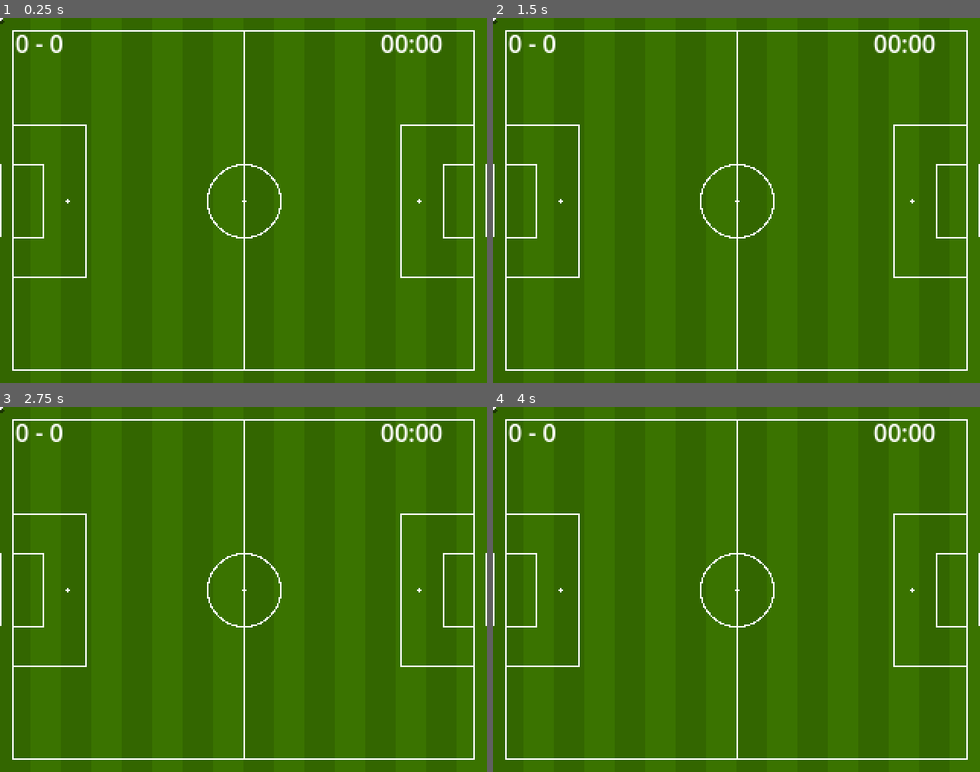
Above: before the commit, frames 1-4 (two rows, left to right).
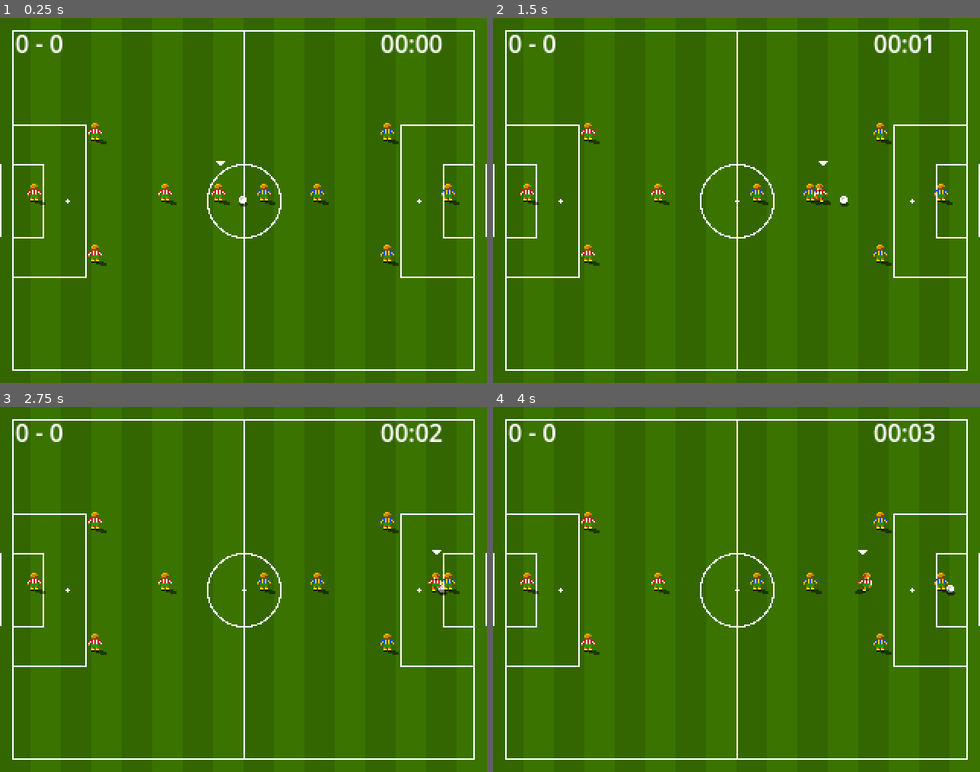
Above: after the commit, the same moments.

Repository: lord-nibbler-ohana/football-2-0
Game: Godot game, scene res://scenes/main.tscn
Same seed, same stepped clock (60 frames per second), same inputs: the game is played once before the commit and once after it.
Inputs (mouse positions are in pixels of both pictures, inside the frame that each line leads up to):
- Up to frame 1 (0.25 s): no input
- Up to frame 2 (1.5 s): tap Enter at 0.5 s; move the mouse to (843, 182) at 0.52 s; hold Right (move_right, bound only after the commit) 0.53-1.25 s; hold Space (action_kick, bound only after the commit) 0.53-1.25 s; click (843, 182) at 0.67 s; drag from (639, 218) to (712, 273) at 1.27 s
- Up to frame 3 (2.75 s): tap Space (action_kick, bound only after the commit) at 2, 2.3 s; move the mouse to (292, 509) at 2.02 s; hold Right (move_right, bound only after the commit) from 2.03 s (still down); hold Shift from 2.03 s (still down)
- Up to frame 4 (4 s): release Right (move_right, bound only after the commit) at 2.75 s; release Shift at 2.75 s; drag from (712, 662) to (590, 534) at 2.77 s; tap Enter at 3.5 s; move the mouse to (882, 644) at 3.52 s; hold Left (move_left, bound only after the commit) from 3.53 s (still down); hold Space (action_kick, bound only after the commit) from 3.53 s (still down); tap Ctrl at 3.6 s

The runs differ from the first frame. In frame 1, 1.1% of the frame differs, in the area x 0-95%, y 0-68%; in frame 2, 1.2%; in frame 3, 1.1%; in frame 4, 1.2%.

Commit message:
Set up teams on pitch with keyboard-controlled player (#26)
Add 5v5 player spawning, keyboard input (arrow keys + space), 8-way
movement, proximity-based possession, dribbling, and kicking. Fix
sprite cell height (16px not 32px) and shader return statement for
Godot 4.6 compatibility.

Co-Authored-By: Claude Opus 4.6 (1M context) <noreply@anthropic.com>

Diff:
--- a/project.godot
+++ b/project.godot
@@ -38,6 +38,34 @@
 
 common/physics_ticks_per_second=50
 
+[input]
+
+move_up={
+"deadzone": 0.2,
+"events": [Object(InputEventKey,"resource_local_to_scene":false,"resource_name":"","device":-1,"window_id":0,"alt_pressed":false,"shift_pressed":false,"ctrl_pressed":false,"meta_pressed":false,"pressed":false,"keycode":4194320,"physical_keycode":0,"key_label":0,"unicode":0,"location":0,"echo":false,"script":null)
+]
+}
+move_down={
+"deadzone": 0.2,
+"events": [Object(InputEventKey,"resource_local_to_scene":false,"resource_name":"","device":-1,"window_id":0,"alt_pressed":false,"shift_pressed":false,"ctrl_pressed":false,"meta_pressed":false,"pressed":false,"keycode":4194322,"physical_keycode":0,"key_label":0,"unicode":0,"location":0,"echo":false,"script":null)
+]
+}
+move_left={
+"deadzone": 0.2,
+"events": [Object(InputEventKey,"resource_local_to_scene":false,"resource_name":"","device":-1,"window_id":0,"alt_pressed":false,"shift_pressed":false,"ctrl_pressed":false,"meta_pressed":false,"pressed":false,"keycode":4194319,"physical_keycode":0,"key_label":0,"unicode":0,"location":0,"echo":false,"script":null)
+]
+}
+move_right={
+"deadzone": 0.2,
+"events": [Object(InputEventKey,"resource_local_to_scene":false,"resource_name":"","device":-1,"window_id":0,"alt_pressed":false,"shift_pressed":false,"ctrl_pressed":false,"meta_pressed":false,"pressed":false,"keycode":4194321,"physical_keycode":0,"key_label":0,"unicode":0,"location":0,"echo":false,"script":null)
+]
+}
+action_kick={
+"deadzone": 0.2,
+"events": [Object(InputEventKey,"resource_local_to_scene":false,"resource_name":"","device":-1,"window_id":0,"alt_pressed":false,"shift_pressed":false,"ctrl_pressed":false,"meta_pressed":false,"pressed":false,"keycode":32,"physical_keycode":0,"key_label":0,"unicode":32,"location":0,"echo":false,"script":null)
+]
+}
+
 [rendering]
 
 textures/canvas_textures/default_texture_filter=0
--- a/scenes/main.tscn
+++ b/scenes/main.tscn
@@ -25,6 +25,7 @@
 is_left_goal = false
 
 [node name="Ball" parent="." instance=ExtResource("3_ball")]
+position = Vector2(160, 120)
 
 [node name="TeamHome" type="Node2D" parent="."]
 script = ExtResource("2_team")
--- a/scenes/player.tscn
+++ b/scenes/player.tscn
@@ -16,3 +16,9 @@
 
 [node name="AnimatedSprite2D" type="AnimatedSprite2D" parent="."]
 position = Vector2(0, -4)
+
+[node name="SelectionArrow" type="Polygon2D" parent="."]
+visible = false
+position = Vector2(0, -22)
+color = Color(1, 1, 1, 1)
+polygon = PackedVector2Array(-3, -4, 3, -4, 0, 0)
--- /dev/null
+++ b/scripts/input_mapper.gd
@@ -0,0 +1,22 @@
+class_name InputMapper
+extends RefCounted
+## Reads Godot input actions and returns quantised 8-way vectors.
+
+
+## Get the current movement direction as a quantised 8-way vector.
+static func get_movement_input() -> Vector2:
+	var raw := Vector2(
+		Input.get_axis("move_left", "move_right"),
+		Input.get_axis("move_up", "move_down")
+	)
+	return InputQuantiserPure.quantise(raw)
+
+
+## True on the frame the kick button is first pressed.
+static func is_kick_just_pressed() -> bool:
+	return Input.is_action_just_pressed("action_kick")
+
+
+## True while the kick button is held down.
+static func is_kick_held() -> bool:
+	return Input.is_action_pressed("action_kick")
--- /dev/null
+++ b/scripts/input_quantiser_pure.gd
@@ -0,0 +1,33 @@
+class_name InputQuantiserPure
+extends RefCounted
+## Pure 8-way input quantisation — no Node dependencies.
+## Snaps any analog input vector to one of 8 cardinal/diagonal directions.
+
+const DEADZONE := 0.2
+
+## 8 unit vectors for the quantised directions.
+const DIRECTIONS: Array[Vector2] = [
+	Vector2.RIGHT,                              # E   (0°)
+	Vector2(0.707107, 0.707107),                # SE  (45°)
+	Vector2.DOWN,                               # S   (90°)
+	Vector2(-0.707107, 0.707107),               # SW  (135°)
+	Vector2.LEFT,                               # W   (180°)
+	Vector2(-0.707107, -0.707107),              # NW  (225°)
+	Vector2.UP,                                 # N   (270°)
+	Vector2(0.707107, -0.707107),               # NE  (315°)
+]
+
+
+## Quantise a raw input vector to 8-way digital.
+## Returns a unit vector in one of 8 directions, or Vector2.ZERO if below deadzone.
+static func quantise(raw: Vector2) -> Vector2:
+	if raw.length() < DEADZONE:
+		return Vector2.ZERO
+
+	var angle := raw.angle()
+	# Snap to nearest 45 degrees (PI/4)
+	var snapped_angle := snappedf(angle, PI / 4.0)
+	# Convert to index (0-7): 0=E, 1=SE, 2=S, 3=SW, 4=W, ...
+	var index := int(round(snapped_angle / (PI / 4.0)))
+	index = ((index % 8) + 8) % 8
+	return DIRECTIONS[index]
--- a/scripts/match.gd
+++ b/scripts/match.gd
@@ -1,23 +1,58 @@
 extends Node2D
-## Match orchestrator — manages game state, referee logic, and clock.
+## Match orchestrator — manages game state, referee logic, clock, and possession.
 
 signal goal_scored(scoring_team: String)
 
 var match_state: MatchStatePure
+var possession: PossessionPure
 var match_time: float = 0.0
+var all_players: Array = []
+var selected_player: CharacterBody2D = null
 
 @onready var ball: CharacterBody2D = $Ball
 @onready var scoreboard: Label = $UI/Scoreboard
 @onready var clock: Label = $UI/Clock
+@onready var team_home: Node2D = $TeamHome
+@onready var team_away: Node2D = $TeamAway
 
 
 func _ready() -> void:
 	match_state = MatchStatePure.new()
+	possession = PossessionPure.new()
+
 	# Connect goal signals
 	if has_node("GoalLeft"):
 		$GoalLeft.goal_detected.connect(_on_goal_detected)
 	if has_node("GoalRight"):
 		$GoalRight.goal_detected.connect(_on_goal_detected)
+
+	# Set ball to center before match starts
+	ball.position = Vector2(160, 120)
+
+	# Wait one frame for teams to spawn their players
+	await get_tree().process_frame
+	_setup_players()
+	start_match()
+
+
+## Collect all players and designate the human-controlled one.
+func _setup_players() -> void:
+	all_players = []
+	var home_players: Array = team_home.get_players()
+	var away_players: Array = team_away.get_players()
+	all_players = home_players + away_players
+
+	# Give every player a reference to the ball, ensure none are selected
+	for player in all_players:
+		player.ball = ball
+		player.is_human_controlled = false
+		player.is_selected = false
+
+	# Select the home forward (last spawned = FWD) as human-controlled
+	if home_players.size() > 0:
+		selected_player = home_players[home_players.size() - 1]  # Last = FWD
+		selected_player.is_human_controlled = true
+		selected_player.is_selected = true
 
 
 func _physics_process(delta: float) -> void:
@@ -27,9 +62,39 @@
 		MatchStatePure.State.PLAYING:
 			match_time += delta
 			_update_clock()
+			_update_possession()
 		MatchStatePure.State.KICKOFF_SETUP:
 			_reset_to_kickoff()
 			match_state.kickoff_complete()
+
+
+## Check proximity-based possession and handle dribbling.
+func _update_possession() -> void:
+	var ball_airborne: bool = ball.physics.is_airborne()
+
+	# Build position array matching all_players order
+	var positions: Array = []
+	for player in all_players:
+		positions.append(player.global_position)
+
+	var possessor_idx := possession.check_possession(
+		positions, ball.global_position, ball_airborne)
+
+	# Clear old possession
+	for player in all_players:
+		player.has_possession = false
+
+	# Apply new possession
+	if possessor_idx >= 0 and possessor_idx < all_players.size():
+		var possessor: CharacterBody2D = all_players[possessor_idx]
+		possessor.has_possession = true
+
+		# Dribble: move ball to follow the possessing player
+		if possessor.is_selected:
+			var dribble_pos := PossessionPure.get_dribble_position(
+				possessor.global_position, possessor.facing_direction)
+			ball.global_position = dribble_pos
+			ball.physics.velocity = Vector2.ZERO
 
 
 func _on_goal_detected(side: String) -> void:
@@ -43,6 +108,12 @@
 func _reset_to_kickoff() -> void:
 	ball.reset_ball()
 	ball.position = Vector2(160, 120)
+	possession.reset()
+
+	# Reset players to formation positions
+	for player in all_players:
+		player.has_possession = false
+		player.position = player.formation_position
 
 
 func _update_scoreboard() -> void:
--- a/scripts/player_controller.gd
+++ b/scripts/player_controller.gd
@@ -5,6 +5,7 @@
 var _sprite_frames: SpriteFrames
 
 @onready var anim_sprite: AnimatedSprite2D = $AnimatedSprite2D
+@onready var selection_arrow: Polygon2D = $SelectionArrow
 
 ## Kit style determines which sprite sheet to use.
 enum KitStyle { SOLID, VERTICAL_STRIPES, HORIZONTAL_STRIPES }
@@ -12,6 +13,26 @@
 var kit_style: KitStyle = KitStyle.SOLID
 var kit_primary: Color = Color.RED
 var kit_secondary: Color = Color.BLUE
+
+## Movement and control state.
+var is_human_controlled: bool = false
+var is_selected: bool = false:
+	set(value):
+		is_selected = value
+		if selection_arrow:
+			selection_arrow.visible = value
+var formation_position: Vector2 = Vector2.ZERO
+var facing_direction: Vector2 = Vector2.DOWN
+var has_possession: bool = false
+
+## Reference to the ball node (set by match.gd).
+var ball: CharacterBody2D = null
+
+## Movement speed in px/frame at 50 Hz.
+const PLAYER_SPEED := 2.0
+
+## Kick speeds in px/frame at 50 Hz.
+const KICK_SPEED_SHOT := 6.0
 
 ## Sprite sheet paths per kit style.
 const SHEET_PATHS := {
@@ -22,15 +43,10 @@
 
 ## Cell size in the sprite sheet.
 const CELL_W := 16
-const CELL_H := 32
+const CELL_H := 16
 const SHEET_COLS := 10
 
 ## Animation mapping: animation_name -> array of cell indices in the sprite sheet.
-## Top band (cells 0-13): upright running, 2 frames per direction.
-## Cells 0-1: run S, 2-3: run SE, 4-5: run E, 6-7: run NE, 8-9: run N
-## Cells 10-11: run NW (mirror), 12-13: run W (mirror) — stored but we use flip_h
-## Cells 14-19: kick/header poses
-## Bands 1-8 (cells 20-71): slide tackle by direction
 const ANIM_MAP := {
 	# Running: 2 frames per direction
 	"run_s":  [0, 1],
@@ -80,9 +96,19 @@
 	_apply_kit_shader()
 	anim_sprite.sprite_frames = _sprite_frames
 	anim_sprite.play("idle_s")
+	# Hide selection arrow by default
+	if selection_arrow:
+		selection_arrow.visible = is_selected
 
 
 func _physics_process(_delta: float) -> void:
+	if is_selected:
+		_handle_human_input()
+	else:
+		# Non-controlled players stand at formation position (no AI yet)
+		velocity = Vector2.ZERO
+
+	# Update animation from velocity (animation system reads px/frame)
 	var result := animation_state.update(velocity / 50.0)
 	var anim_name: String = result["animation"]
 	var flip: bool = result["flip_h"]
@@ -93,9 +119,41 @@
 		if anim_sprite.animation != anim_name:
 			anim_sprite.play(anim_name)
 	else:
-		# Fallback to idle_s if animation not found
 		if anim_sprite.animation != "idle_s":
 			anim_sprite.play("idle_s")
+
+
+## Handle keyboard input for the human-controlled player.
+func _handle_human_input() -> void:
+	var input_dir := InputMapper.get_movement_input()
+
+	if input_dir != Vector2.ZERO:
+		facing_direction = input_dir
+
+	if not animation_state.is_locked():
+		# velocity in px/sec for move_and_slide
+		velocity = input_dir * PLAYER_SPEED * 50.0
+		move_and_slide()
+
+	# Kick on space press
+	if InputMapper.is_kick_just_pressed() and has_possession and ball:
+		_do_kick()
+
+
+## Perform a kick — send the ball in the facing direction.
+func _do_kick() -> void:
+	var kick_vel := facing_direction.normalized() * KICK_SPEED_SHOT
+	ball.kick(kick_vel, 0.0, self)
+	animation_state.trigger_kick()
+	has_possession = false
+
+
+## Get current joystick/keyboard input direction.
+## Called by ball.gd for aftertouch after kicking.
+func get_joystick_input() -> Vector2:
+	if is_selected:
+		return InputMapper.get_movement_input()
+	return Vector2.ZERO
 
 
 ## Build SpriteFrames resource from the sprite sheet.
--- /dev/null
+++ b/scripts/possession_pure.gd
@@ -0,0 +1,48 @@
+class_name PossessionPure
+extends RefCounted
+## Pure possession and dribble logic — no Node dependencies.
+## Determines which player has the ball based on proximity.
+
+const PICKUP_RADIUS := 10.0
+const DRIBBLE_RADIUS := 14.0
+
+## Index of the player currently possessing the ball, or -1.
+var possessor_index: int = -1
+
+
+## Check which player (if any) should have possession.
+## player_positions: Array of Vector2 positions.
+## ball_pos: current ball position.
+## ball_airborne: true if ball is in the air (no pickup while airborne).
+## Returns the index of the possessing player, or -1 if nobody.
+func check_possession(player_positions: Array, ball_pos: Vector2,
+		ball_airborne: bool = false) -> int:
+	if ball_airborne:
+		possessor_index = -1
+		return possessor_index
+
+	var closest_dist := PICKUP_RADIUS
+	var closest_idx := -1
+
+	for i in range(player_positions.size()):
+		var dist: float = player_positions[i].distance_to(ball_pos)
+		if dist < closest_dist:
+			closest_dist = dist
+			closest_idx = i
+
+	possessor_index = closest_idx
+	return possessor_index
+
+
+## Calculate where the ball should be when dribbled by a player.
+## facing: normalised direction the player is facing.
+static func get_dribble_position(player_pos: Vector2, facing: Vector2) -> Vector2:
+	if facing == Vector2.ZERO:
+		# Default to dribbling south if no direction set
+		return player_pos + Vector2.DOWN * DRIBBLE_RADIUS
+	return player_pos + facing.normalized() * DRIBBLE_RADIUS
+
+
+## Reset possession state.
+func reset() -> void:
+	possessor_index = -1
--- a/scripts/team.gd
+++ b/scripts/team.gd
@@ -1,5 +1,23 @@
 extends Node2D
-## Team logic — formation, player switching, team-level state.
+## Team logic — formation, player spawning, team-level state.
+
+const PLAYER_SCENE := preload("res://scenes/player.tscn")
+
+## 5v5 formation positions for each team half.
+const HOME_POSITIONS: Array[Vector2] = [
+	Vector2(24, 120),   # GK
+	Vector2(64, 80),    # DEF (top)
+	Vector2(64, 160),   # DEF (bottom)
+	Vector2(110, 120),  # MID
+	Vector2(145, 120),  # FWD
+]
+const AWAY_POSITIONS: Array[Vector2] = [
+	Vector2(296, 120),  # GK
+	Vector2(256, 80),   # DEF (top)
+	Vector2(256, 160),  # DEF (bottom)
+	Vector2(210, 120),  # MID
+	Vector2(175, 120),  # FWD
+]
 
 @export var team_name: String = ""
 @export var is_home: bool = true
@@ -19,8 +37,18 @@
 		kit_primary = Color(0.1, 0.3, 0.8)   # Blue
 		kit_secondary = Color(1.0, 0.8, 0.0)  # Yellow
 
-	# Apply kit to all child players
+	_spawn_players()
 	_apply_kit_to_players()
+
+
+## Spawn player instances at formation positions.
+func _spawn_players() -> void:
+	var positions: Array[Vector2] = HOME_POSITIONS if is_home else AWAY_POSITIONS
+	for i in range(positions.size()):
+		var player: CharacterBody2D = PLAYER_SCENE.instantiate()
+		player.position = positions[i]
+		player.formation_position = positions[i]
+		add_child(player)
 
 
 ## Apply kit colors to all player children.
@@ -28,3 +56,12 @@
 	for child in get_children():
 		if child.has_method("set_kit"):
 			child.set_kit(kit_style, kit_primary, kit_secondary)
+
+
+## Get all player nodes.
+func get_players() -> Array:
+	var players: Array = []
+	for child in get_children():
+		if child is CharacterBody2D:
+			players.append(child)
+	return players
--- a/shaders/palette_swap.gdshader
+++ b/shaders/palette_swap.gdshader
@@ -15,10 +15,7 @@
 
 	if (pixel.a < 0.01) {
 		COLOR = pixel;
-		return;
-	}
-
-	if (distance(pixel.rgb, MARKER_PRIMARY) < THRESHOLD) {
+	} else if (distance(pixel.rgb, MARKER_PRIMARY) < THRESHOLD) {
 		COLOR = vec4(kit_primary.rgb, pixel.a);
 	} else if (distance(pixel.rgb, MARKER_SECONDARY) < THRESHOLD) {
 		COLOR = vec4(kit_secondary.rgb, pixel.a);
--- /dev/null
+++ b/tests/test_input_quantiser.gd
@@ -0,0 +1,90 @@
+extends GutTest
+## Tests for InputQuantiserPure — 8-way input quantisation.
+
+
+func test_zero_input_returns_zero():
+	var result := InputQuantiserPure.quantise(Vector2.ZERO)
+	assert_eq(result, Vector2.ZERO, "Zero input should return zero vector")
+
+
+func test_below_deadzone_returns_zero():
+	var result := InputQuantiserPure.quantise(Vector2(0.1, 0.1))
+	assert_eq(result, Vector2.ZERO, "Input below deadzone should return zero")
+
+
+func test_pure_right():
+	var result := InputQuantiserPure.quantise(Vector2(1.0, 0.0))
+	assert_almost_eq(result.x, 1.0, 0.01, "Right input X should be 1")
+	assert_almost_eq(result.y, 0.0, 0.01, "Right input Y should be 0")
+
+
+func test_pure_left():
+	var result := InputQuantiserPure.quantise(Vector2(-1.0, 0.0))
+	assert_almost_eq(result.x, -1.0, 0.01, "Left input X should be -1")
+	assert_almost_eq(result.y, 0.0, 0.01, "Left input Y should be 0")
+
+
+func test_pure_down():
+	var result := InputQuantiserPure.quantise(Vector2(0.0, 1.0))
+	assert_almost_eq(result.x, 0.0, 0.01, "Down input X should be 0")
+	assert_almost_eq(result.y, 1.0, 0.01, "Down input Y should be 1")
+
+
+func test_pure_up():
+	var result := InputQuantiserPure.quantise(Vector2(0.0, -1.0))
+	assert_almost_eq(result.x, 0.0, 0.01, "Up input X should be 0")
+	assert_almost_eq(result.y, -1.0, 0.01, "Up input Y should be -1")
+
+
+func test_diagonal_down_right():
+	var result := InputQuantiserPure.quantise(Vector2(1.0, 1.0))
+	assert_almost_eq(result.x, 0.707, 0.01, "SE X should be ~0.707")
+	assert_almost_eq(result.y, 0.707, 0.01, "SE Y should be ~0.707")
+
+
+func test_diagonal_up_left():
+	var result := InputQuantiserPure.quantise(Vector2(-1.0, -1.0))
+	assert_almost_eq(result.x, -0.707, 0.01, "NW X should be ~-0.707")
+	assert_almost_eq(result.y, -0.707, 0.01, "NW Y should be ~-0.707")
+
+
+func test_diagonal_down_left():
+	var result := InputQuantiserPure.quantise(Vector2(-1.0, 1.0))
+	assert_almost_eq(result.x, -0.707, 0.01, "SW X should be ~-0.707")
+	assert_almost_eq(result.y, 0.707, 0.01, "SW Y should be ~0.707")
+
+
+func test_diagonal_up_right():
+	var result := InputQuantiserPure.quantise(Vector2(1.0, -1.0))
+	assert_almost_eq(result.x, 0.707, 0.01, "NE X should be ~0.707")
+	assert_almost_eq(result.y, -0.707, 0.01, "NE Y should be ~-0.707")
+
+
+func test_slight_off_axis_snaps_to_cardinal():
+	# Slightly off from pure right — should still snap to right
+	var result := InputQuantiserPure.quantise(Vector2(1.0, 0.1))
+	assert_almost_eq(result.x, 1.0, 0.01, "Near-right should snap to pure right X")
+	assert_almost_eq(result.y, 0.0, 0.01, "Near-right should snap to pure right Y")
+
+
+func test_output_is_unit_vector():
+	var directions := [
+		Vector2(1, 0), Vector2(-1, 0), Vector2(0, 1), Vector2(0, -1),
+		Vector2(1, 1), Vector2(-1, -1), Vector2(1, -1), Vector2(-1, 1),
+	]
+	for dir in directions:
+		var result := InputQuantiserPure.quantise(dir)
+		assert_almost_eq(result.length(), 1.0, 0.01,
+			"Output should be unit vector for input %s" % str(dir))
+
+
+func test_exactly_at_deadzone_returns_zero():
+	# Length of (0.14, 0.14) is ~0.198, below 0.2 deadzone
+	var result := InputQuantiserPure.quantise(Vector2(0.14, 0.14))
+	assert_eq(result, Vector2.ZERO, "Input at deadzone boundary should return zero")
+
+
+func test_just_above_deadzone_returns_direction():
+	# Length of (0.2, 0.2) is ~0.283, above 0.2 deadzone
+	var result := InputQuantiserPure.quantise(Vector2(0.2, 0.2))
+	assert_ne(result, Vector2.ZERO, "Input above deadzone should return a direction")
--- /dev/null
+++ b/tests/test_possession.gd
@@ -0,0 +1,110 @@
+extends GutTest
+## Tests for PossessionPure — proximity-based possession and dribbling.
+
+var possession: PossessionPure
+
+
+func before_each():
+	possession = PossessionPure.new()
+
+
+func test_no_players_no_possession():
+	var result := possession.check_possession([], Vector2(100, 100))
+	assert_eq(result, -1, "No players should mean no possession")
+
+
+func test_player_within_pickup_radius():
+	var positions: Array = [Vector2(100, 100)]
+	var ball_pos := Vector2(105, 100)  # 5px away, within 10px radius
+	var result := possession.check_possession(positions, ball_pos)
+	assert_eq(result, 0, "Player within pickup radius should gain possession")
+
+
+func test_player_outside_pickup_radius():
+	var positions: Array = [Vector2(100, 100)]
+	var ball_pos := Vector2(120, 100)  # 20px away, outside 10px radius
+	var result := possession.check_possession(positions, ball_pos)
+	assert_eq(result, -1, "Player outside pickup radius should not gain possession")
+
+
+func test_player_exactly_at_pickup_radius():
+	var positions: Array = [Vector2(100, 100)]
+	var ball_pos := Vector2(110, 100)  # Exactly 10px away
+	var result := possession.check_possession(positions, ball_pos)
+	assert_eq(result, -1, "Player exactly at pickup radius edge should not gain possession")
+
+
+func test_closest_player_wins():
+	var positions: Array = [
+		Vector2(100, 100),  # 8px away
+		Vector2(105, 100),  # 3px away — closer
+	]
+	var ball_pos := Vector2(108, 100)
+	var result := possession.check_possession(positions, ball_pos)
+	assert_eq(result, 1, "Closest player should win possession")
+
+
+func test_airborne_ball_no_possession():
+	var positions: Array = [Vector2(100, 100)]
+	var ball_pos := Vector2(102, 100)  # 2px away
+	var result := possession.check_possession(positions, ball_pos, true)
+	assert_eq(result, -1, "Airborne ball should not grant possession")
+
+
+func test_possessor_index_persists():
+	var positions: Array = [Vector2(100, 100)]
+	var ball_pos := Vector2(105, 100)
+	possession.check_possession(positions, ball_pos)
+	assert_eq(possession.possessor_index, 0, "possessor_index should persist after check")
+
+
+func test_reset_clears_possession():
+	var positions: Array = [Vector2(100, 100)]
+	possession.check_possession(positions, Vector2(105, 100))
+	possession.reset()
+	assert_eq(possession.possessor_index, -1, "Reset should clear possession")
+
+
+# --- Dribble position tests ---
+
+func test_dribble_position_right():
+	var pos := PossessionPure.get_dribble_position(
+		Vector2(100, 100), Vector2.RIGHT)
+	assert_almost_eq(pos.x, 114.0, 0.1, "Dribble right X should be player + 14")
+	assert_almost_eq(pos.y, 100.0, 0.1, "Dribble right Y should match player")
+
+
+func test_dribble_position_down():
+	var pos := PossessionPure.get_dribble_position(
+		Vector2(100, 100), Vector2.DOWN)
+	assert_almost_eq(pos.x, 100.0, 0.1, "Dribble down X should match player")
+	assert_almost_eq(pos.y, 114.0, 0.1, "Dribble down Y should be player + 14")
+
+
+func test_dribble_position_diagonal():
+	var pos := PossessionPure.get_dribble_position(
+		Vector2(100, 100), Vector2(1, 1).normalized())
+	var expected_offset := 14.0 * 0.707107
+	assert_almost_eq(pos.x, 100.0 + expected_offset, 0.2, "Dribble SE X")
+	assert_almost_eq(pos.y, 100.0 + expected_offset, 0.2, "Dribble SE Y")
+
+
+func test_dribble_position_zero_facing_defaults_to_down():
+	var pos := PossessionPure.get_dribble_position(
+		Vector2(100, 100), Vector2.ZERO)
+	assert_almost_eq(pos.x, 100.0, 0.1, "Dribble default X should match player")
+	assert_almost_eq(pos.y, 114.0, 0.1, "Dribble default Y should be player + 14 (south)")
+
+
+func test_dribble_position_left():
+	var pos := PossessionPure.get_dribble_position(
+		Vector2(100, 100), Vector2.LEFT)
+	assert_almost_eq(pos.x, 86.0, 0.1, "Dribble left X should be player - 14")
+	assert_almost_eq(pos.y, 100.0, 0.1, "Dribble left Y should match player")
+
+
+func test_dribble_position_up():
+	var pos := PossessionPure.get_dribble_position(
+		Vector2(100, 100), Vector2.UP)
+	assert_almost_eq(pos.x, 100.0, 0.1, "Dribble up X should match player")
+	assert_almost_eq(pos.y, 86.0, 0.1, "Dribble up Y should be player - 14")
Not shown, added: scripts/input_mapper.gd.uid
Not shown, added: scripts/input_quantiser_pure.gd.uid
Not shown, added: scripts/possession_pure.gd.uid
Not shown, added: tests/test_input_quantiser.gd.uid
Not shown, added: tests/test_possession.gd.uid
